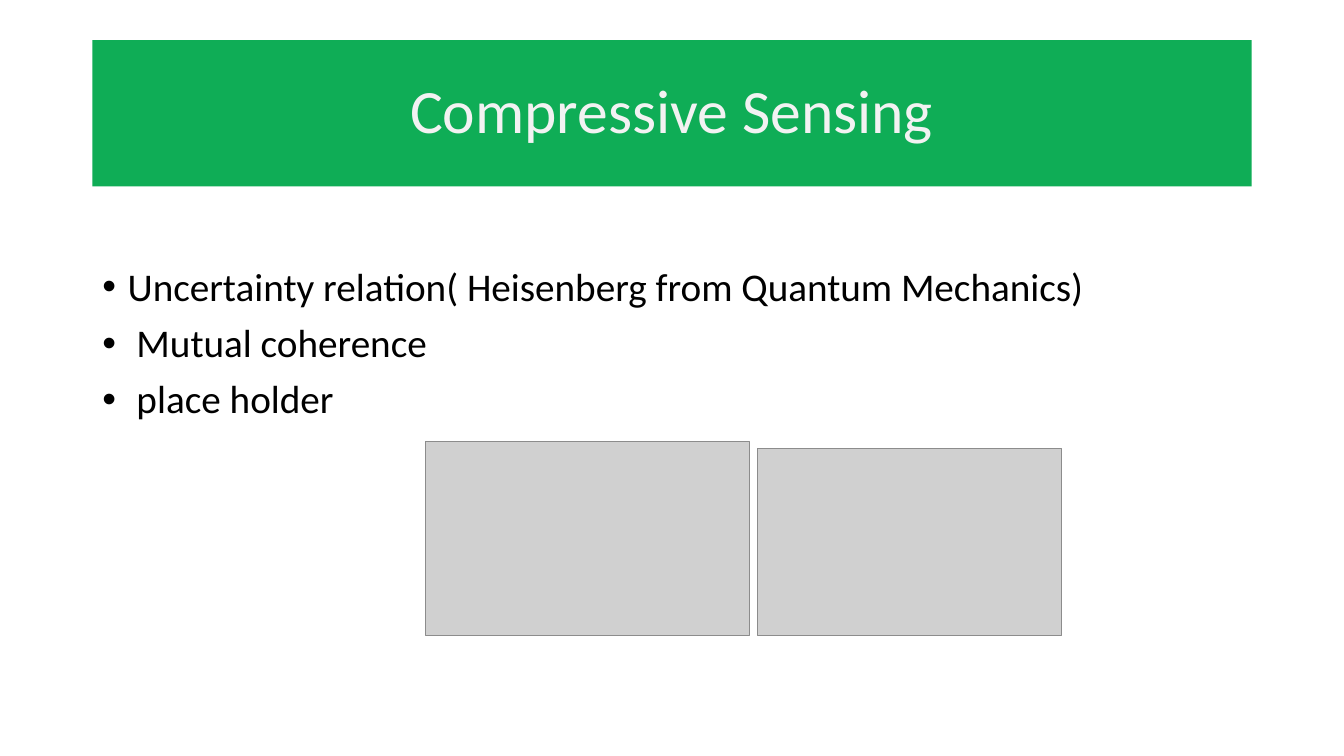
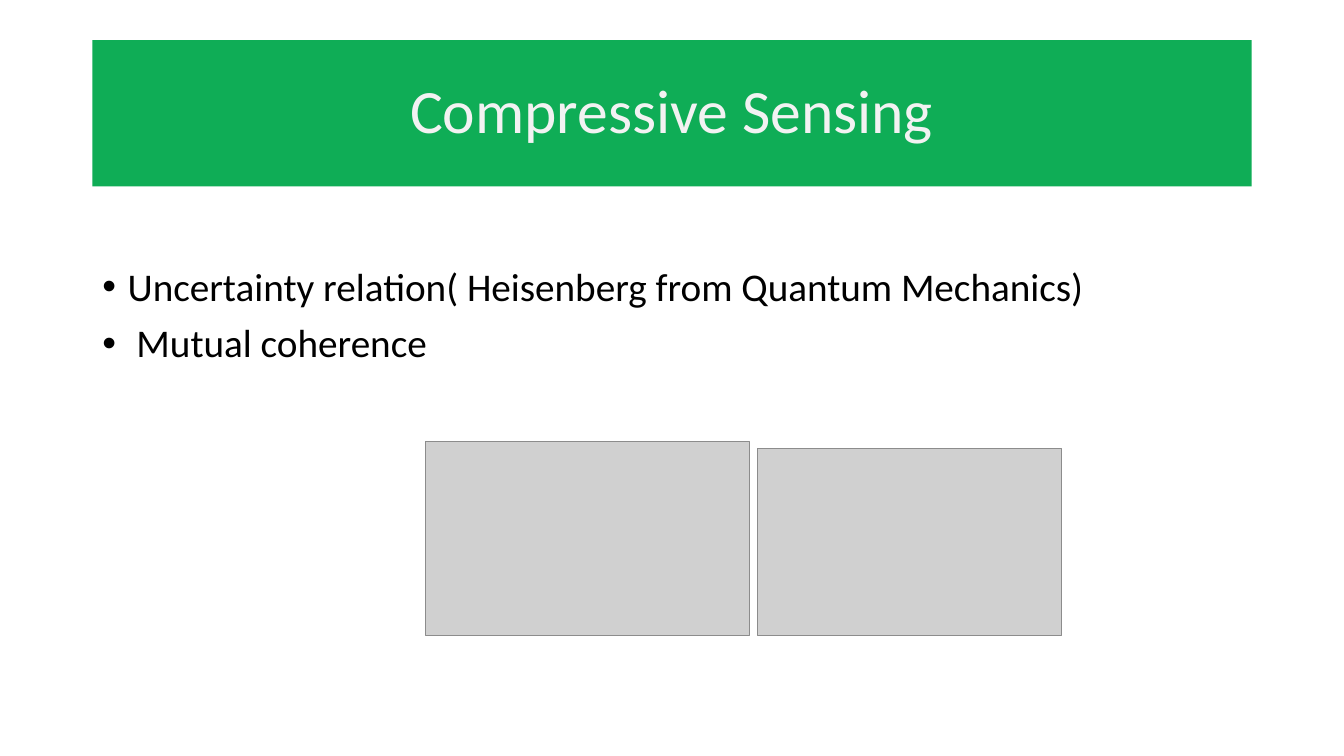
Before and after one commit to mathFPGAseek/und_eecs590_F21, a slide deck: slide 6 of diffuser_cam_20211202_rev1.pptx (slide 4 before the commit). Drawn at 1344x756 pixels with LibreOffice and Linux fonts; fonts in the diff are those of the drawing; grey boxes stand for pictures; background and template pictures are left out. Boxes give left, top, right and bottom in pixels: in the first picture for what was removed or moved away, otherwise in the second. Text is boxed around its words. In the diff, an @@ line names an element or a change of style, - is before the commit and + after.

```diff
--- a/diffuser_cam_20211202_rev1.pptx
+++ b/diffuser_cam_20211202_rev1.pptx
@@ text at [136,385,334,420]: paragraph removed @@
-• place holder
```
Also in this commit, not shown: 9 other slides changed, 2 slides added, 1 slide removed.
